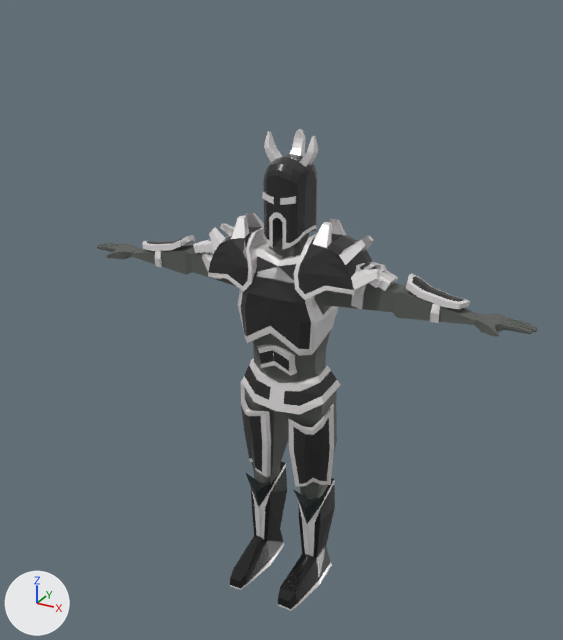
An edit to the Blender file External Assets/Enemy/King Shit/King Shit.blend, drawn before and after from the same camera.
Before and after are seen from a 50 mm camera at (1.66, -3.13, 3.03) aimed at (-0.07, 0.02, 1.45). Arrows for +X, +Y and +Z are at lower left; the lights stay in place.

Objects in the first picture: 'Character Model', 'Chest', 'Forearm.L', 'Pauldron.L', 'Stomach', 'Thigh.L', 'Thigh.R', 'Waist Armor'.
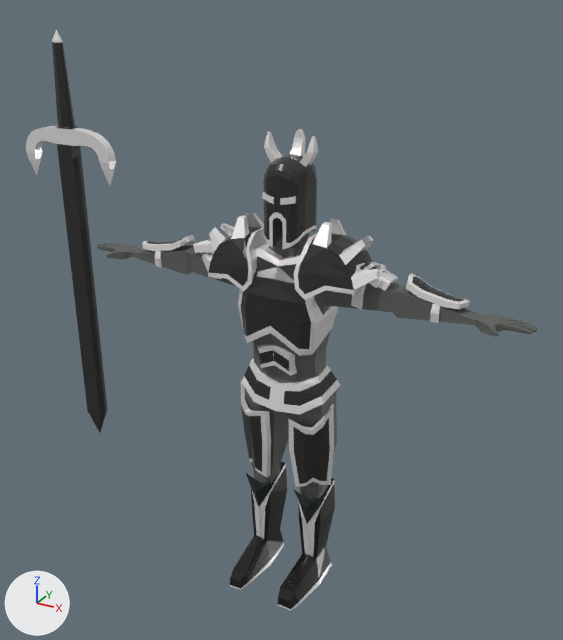
Commit message: Made kings Sword

Changed parts and their boxes (x1, y1, x2, y2) in the pictures (563 x 640 px):
'King Sword', added (black): after (26, 30, 116, 433)
    faces in mat_armor_inner (black #3b3b3b): (52, 42, 107, 433)
    faces in mat_armor (white #fffcfc): (26, 30, 116, 186)

Edits to the bpy script that builds the scene:
```text
Add me_cube:
    me_cube.from_pydata(...)  # 158 vertices, 163 faces; spans x -4.83..4.77, y -1.11..1.05, z -1.0..3.04
    # faces by material slot: [126, 37]
    me_cube.materials.append(mat_armor)  # white #fffcfc
    me_cube.materials.append(mat_armor_inner)  # black #3b3b3b
Add ob_king_sword:
    ob_king_sword = bpy.data.objects.new('King Sword', me_cube)
    ob_king_sword.location = (-1.355, 0.0, 1.0)
    ob_king_sword.scale = (0.0613, 0.033, 0.589)
```
